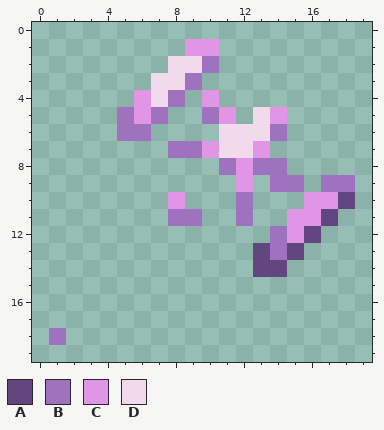
Two states of a pixel-art sprite, Items/Galactite/ShinyHammer_Glow.png. Above is the file before it was changed.
The file is 40x40 pixels, drawn in blocks of 2x2; one block is one cell here.
Palette (. is transparent): A #62467f  B #9f72bf  C #e095e5  D #f2daed
Pixels before, first column x 1:
 1 ........CC........
 2 .......DDB........
 3 ......DDB.........
 4 .....CDB.C........
 5 ....BCB..BC.DC....
 6 ....BB....DDDB....
 7 .......BBCDDC.....
 8 ..........BCBB....
 9 ...........C.BB.BB
10 .......C...B...CCA
11 .......BB..B..CCA.
12 .............BCA..
13 ............ABA...
14 ............AA....
15 ..................
16 ..................
17 ..................
18 B.................
After:
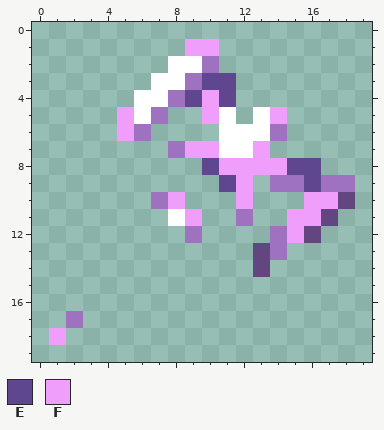
Colours new in this view: E #5e478e  F #f09efb
Change:
Colour D changes from #f2daed to #ffffff.
The author put colour B in row 10 at x 7; in row 12 at x 9; in row 17 at x 2.
Colour B becomes colour D in row 11 at x 8.
Colour C becomes colour D in row 4 at x 6; in row 5 at x 6 and 11.
The author put colour E in row 3 at x 10 to 11; in row 4 at x 9 and 11; in row 8 at x 10 and 15 to 16; in row 9 at x 11 and 16.
Colour B becomes colour F in row 5 at x 5 and 10; in row 6 at x 5; in row 7 at x 9; in row 8 at x 11 and 13 to 14; in row 10 at x 12; in row 11 at x 9.
Colour B becomes colour F in row 18 at x 1.
Colour C becomes colour F in row 1 at x 9 to 10; in row 4 at x 10; in row 5 at x 14; in row 7 at x 10 and 13; in rows 8 to 9 at x 12; in row 10 at x 8 and 16 to 17.
Colour C becomes colour F in row 11 at x 15 to 16; in row 12 at x 15.
The author cleared colour A in row 13 at x 15; in row 14 at x 14.
Pixel boxes of the changes (left, top, right, bottom) in both pictures:
changed: (117, 39, 338, 277)
changed: (49, 311, 83, 345)
